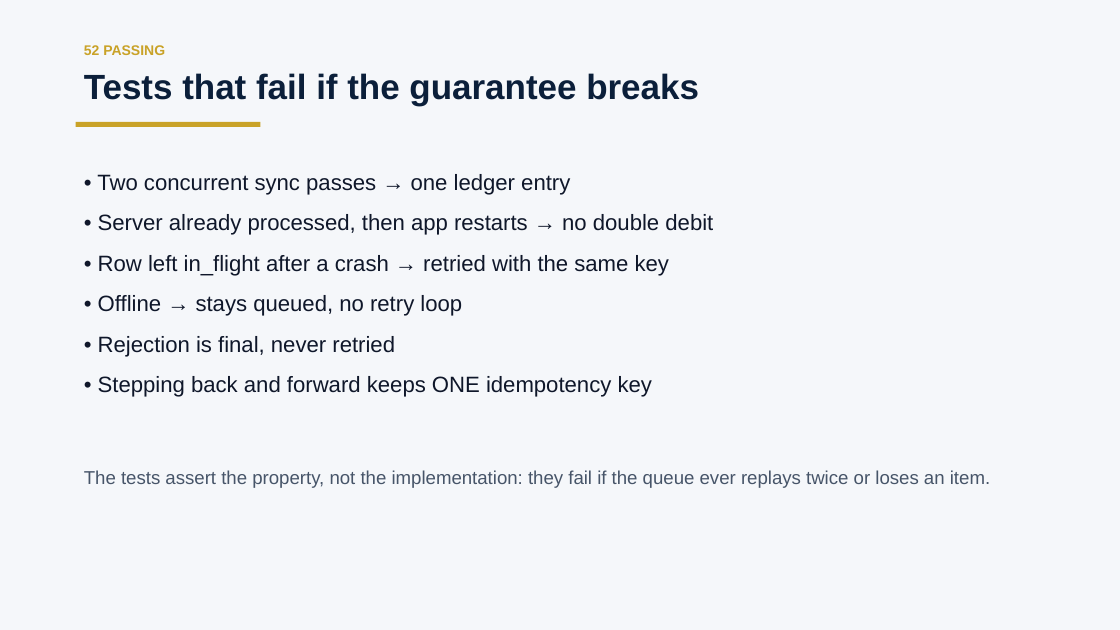
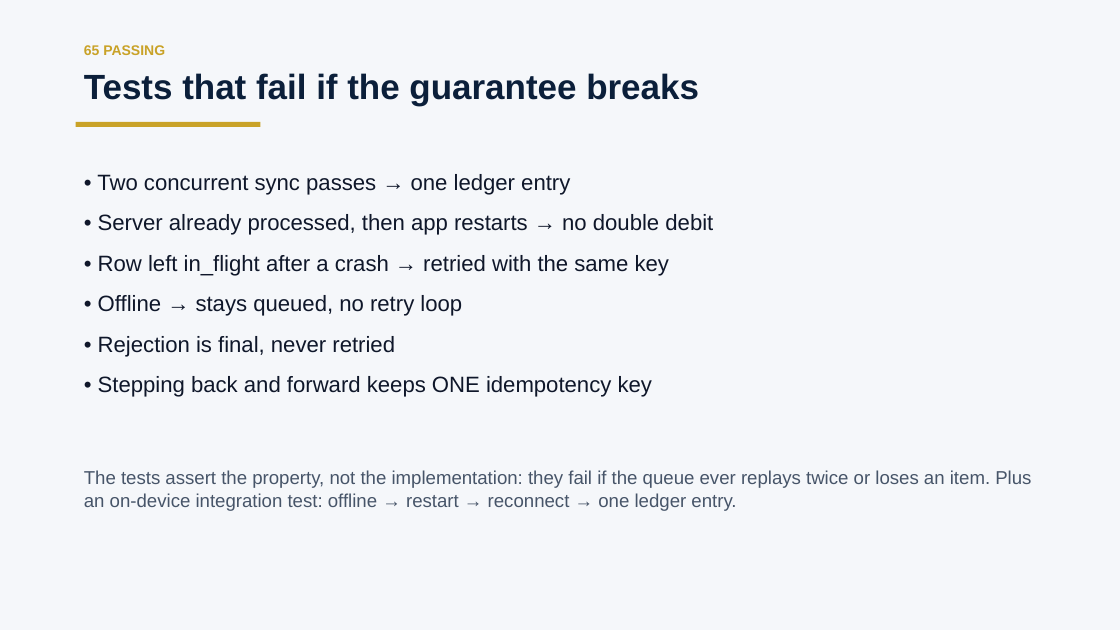
Before and after one commit to Miqhael857/NovaApp, a slide deck: slide 8 of NovaWallet_Send_and_Save_[YOUR_FULL_NAME].pptx. Drawn at 1120x630 pixels with LibreOffice and Linux fonts; fonts in the diff are those of the drawing. Boxes give left, top, right and bottom in pixels: in the first picture for what was removed or moved away, otherwise in the second. Text is boxed around its words. In the diff, an @@ line names an element or a change of style, - is before the commit and + after.

Commit message:
Close the last two deliverables: contribution tests and the integration test
The brief's section 2.3 asks for widget tests covering Send *and* the NovaSave
contribution, plus at least one integration test for offline-queue-then-sync.
Send was covered; the other two were not.

integration_test/offline_sync_test.dart walks the real Send flow while
offline, tears the app down, relaunches against the same two database files,
reconnects, and asserts one ledger entry and one debit — then runs a second
pass to prove a drained queue replays for free. It passes on the iOS
simulator. This is the only place the whole path can be proved: a widget
test's zone never completes sqflite I/O, which is why the Send and contribute
tests stop at the submitting tap.

The first version of that test fooled itself. It set the offline flag after
launching, but the data layer runs a sync pass the moment it is built, so the
relaunch drained the queue before the assertion could see it and the restart
looked like data loss. The flag is now applied before the first frame.

Five contribution widget tests, which caught a real defect: the sheet's
submit button needs flow.goalId, set only by an external start(goalId) call
from whoever opened it. GoalWidget does make that call, so the app worked —
but a caller who forgot would get a permanently dead Add button with nothing
on screen to explain it. The sheet is handed its goal, so it now starts its
own attempt.

Documents brought back in line with the code, which had drifted badly:
- README claimed "NovaSave create and contribute are not implemented" and
  "no integration test yet". Both were false and both understated the work.
- The deck said 52 tests in two places, and listed NovaSave contribute and
  the integration test under "Next, with more time" — after they were built.
- Added the integration-test command to the README's run instructions, since
  the brief asks for how to run *and test*.

```diff
--- a/NovaWallet_Send_and_Save_[YOUR_FULL_NAME].pptx
+++ b/NovaWallet_Send_and_Save_[YOUR_FULL_NAME].pptx
@@ text at <box>84,45,165,55</box>: text changed @@
-52 PASSING
+65 PASSING
@@ text at <box>84,470,1031,511</box>: text changed @@
-The tests assert the property, not the implementation: they fail if the queue ever replays twice or loses an item.
+The tests assert the property, not the implementation: they fail if the queue ever replays twice or loses an item. Plus an on-device integration test: offline → restart → reconnect → one ledger entry.
```
Also in this commit, not shown: 2 other slides changed, 5 other files.
